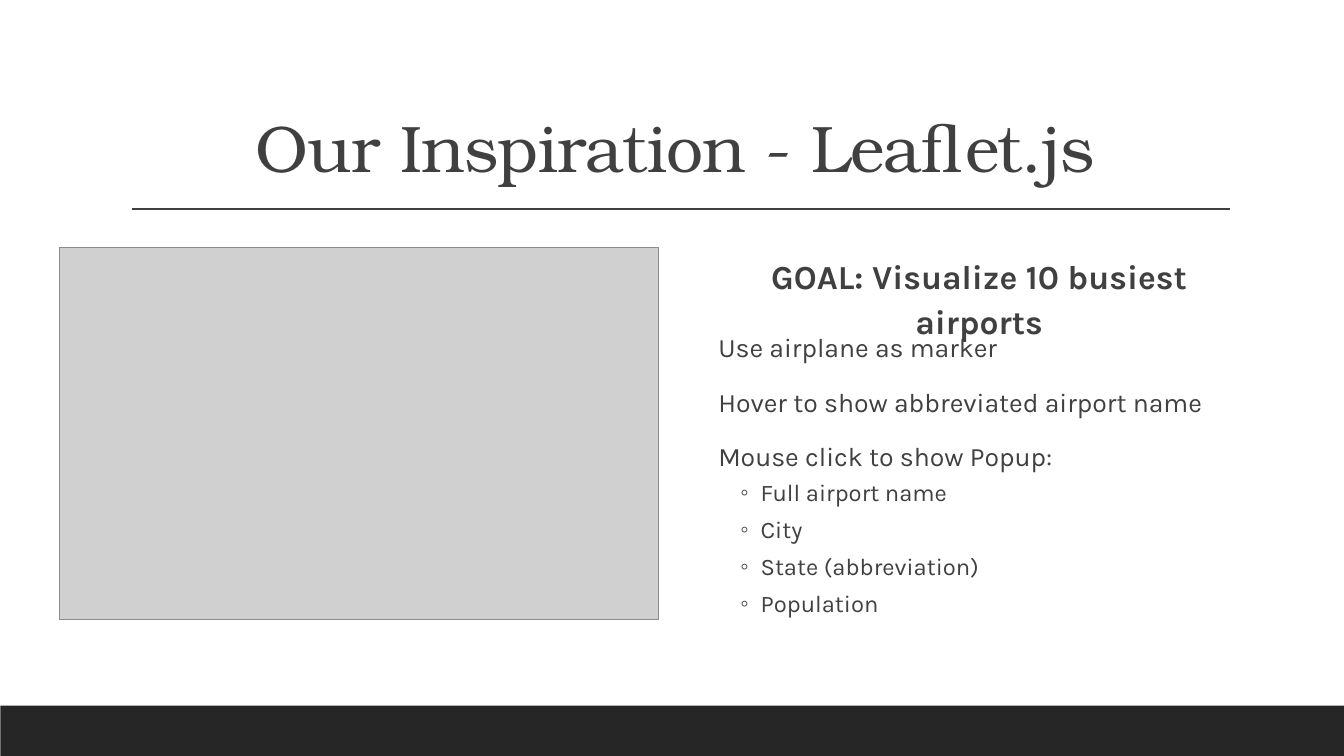
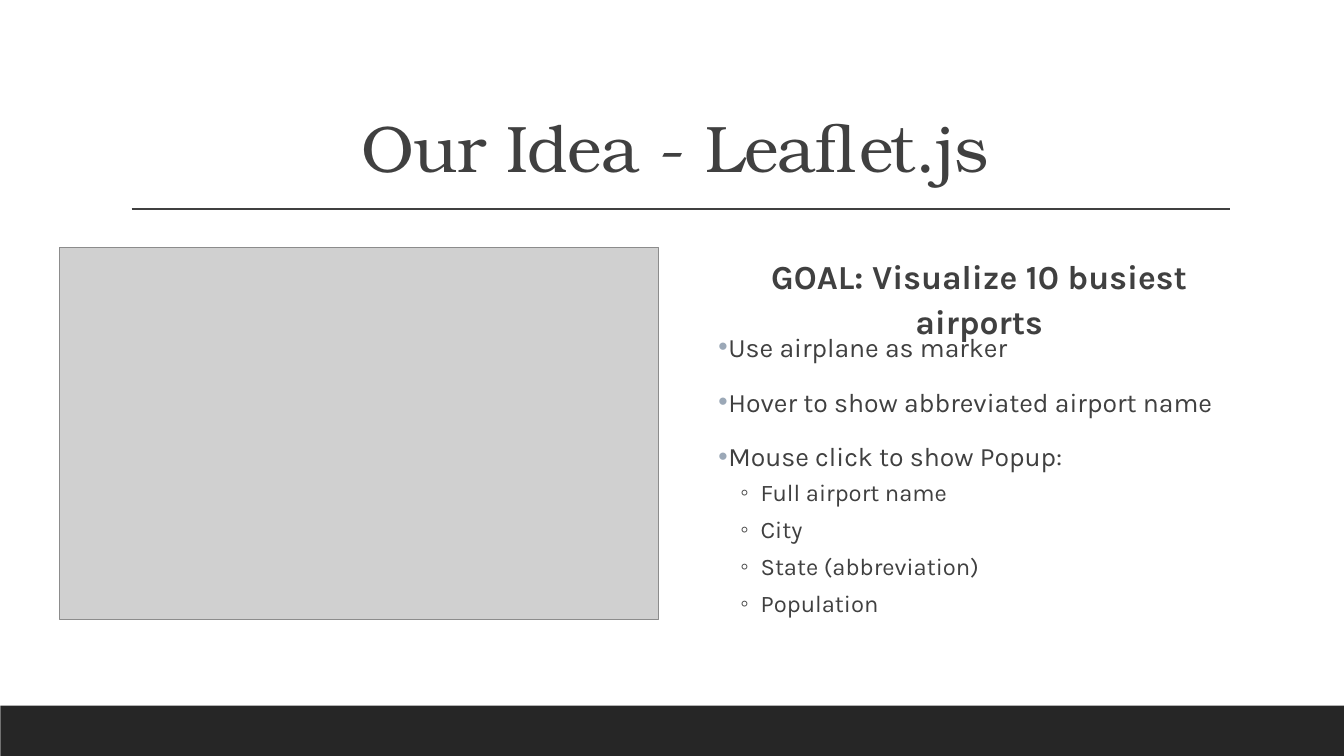
Before and after one commit to jabruhns/group-project-2, a slide deck: slide 5 of Report/Taking Off.pptx (slide 4 before the commit). Drawn at 1344x756 pixels with LibreOffice and Linux fonts; fonts in the diff are those of the drawing; grey boxes stand for pictures. Boxes give left, top, right and bottom in pixels: in the first picture for what was removed or moved away, otherwise in the second. Text is boxed around its words. In the diff, an @@ line names an element or a change of style, - is before the commit and + after.

```diff
--- a/Report/Taking Off.pptx
+++ b/Report/Taking Off.pptx
@@ title at <box>362,123,989,188</box>: text changed @@
-Our Inspiration - Leaflet.js
+Our Idea - Leaflet.js
@@ text at <box>728,333,1212,473</box>: bullet none to • @@
```
Also in this commit, not shown: 2 other slides changed, 3 slides added, 1 other file.
